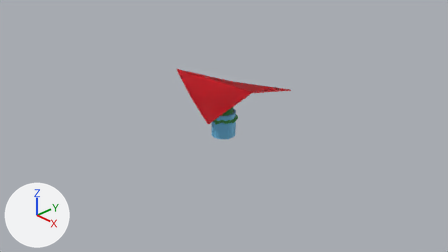
One commit to the Blender file export.blend: the scene before it, then after it.
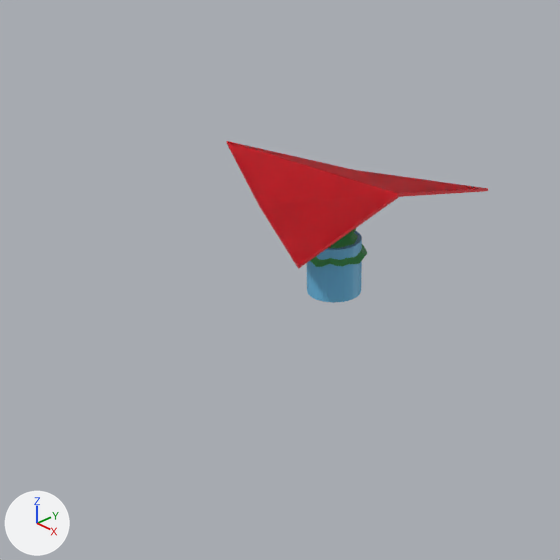
Each version appears first from the file's camera 'Camera', and next in a close-up on the part from 17% to 72% of the width and 3% to 100% of the height. Every picture has the same lights, and +X, +Y and +Z are marked at lower left.

In view in the first close-up: 'Player', 'Tree'.
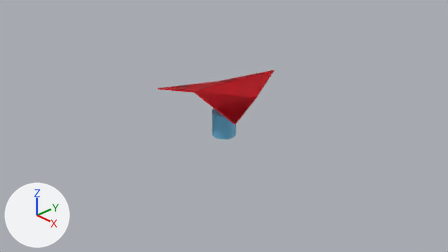
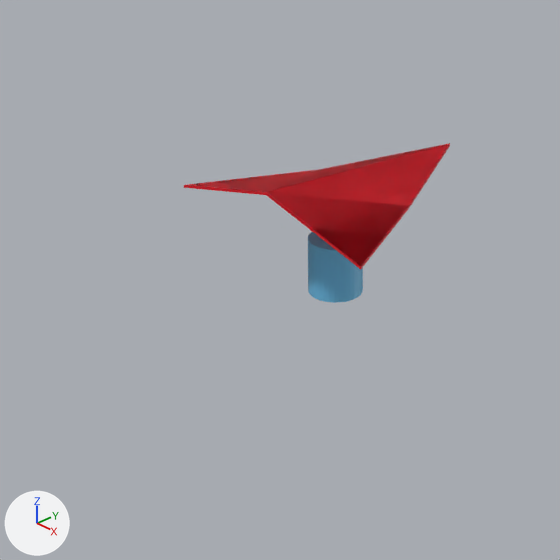
Where the change shows, as pixel boxes (x1, y1, x2, y2) in the close-ups (560 x 560 px; the box of a moved part takes in the faces that stretch with it):
```json
{"object": "Player", "change": "reshaped", "before": [227, 141, 488, 303], "after": [184, 143, 450, 303]}
{"object": "Tree", "change": "hidden", "before": [310, 228, 367, 267]}
{"part": 1, "of": "me_cylinder", "change": "moved or reshaped", "before": [227, 141, 488, 269], "after": [184, 143, 450, 269]}
{"part": 2, "of": "me_cylinder", "change": "moved or reshaped", "before": [307, 231, 362, 303], "after": [308, 232, 363, 303]}
```

Scene script edits in JSON lines:
```json
{"block": "mat_material_001", "where": "n1 = _N.new('ShaderNodeBsdfPrincipled'); n1.name = 'Principled BSDF'"}
{"op": "remove", "block": "mat_material_001", "code": "n1.inputs[0].default_value = (0.149, 0.508, 0.8, 1.0)  # 'Base Color', blue #6cbde7"}
{"op": "add", "block": "mat_material_001", "code": "n2 = _N.new('ShaderNodeAttribute'); n2.name = 'Attribute'"}
{"op": "add", "block": "mat_material_001", "code": "n2.attribute_name = 'Col'"}
{"op": "add", "block": "mat_material_001", "code": "_L.new(n2.outputs[0], n1.inputs[0])  # 'Color' to 'Base Color'"}
{"block": "me_cylinder", "where": "# used by ob_player; location = (0.0, 0.0, 0.0)"}
{"op": "remove", "block": "me_cylinder", "code": "me_cylinder.from_pydata(...)  # 82 vertices, 52 faces; spans x -1.3..0.7, y -1.0..1.0, z -0.23..0.82"}
{"op": "add", "block": "me_cylinder", "code": "me_cylinder.from_pydata(...)  # 82 vertices, 52 faces; spans x -0.99..1.01, y -0.69..1.31, z -0.23..0.82"}
{"block": "me_cylinder", "change": "me_cylinder part 1: the loose piece of 12 vertices spanning x -1.3..0.7, y -1.0..1.0, z 0.55..0.82 is turned -90 degrees about the z axis through the mesh origin, in mat_material_001"}
{"block": "me_cylinder", "change": "me_cylinder part 2"}
{"block": "me_cylinder", "change": "58 vertices are removed from x -0.22..0.22, y -0.22..0.22, z -0.23..0.23"}
{"block": "me_cylinder", "change": "34 faces are deleted"}
{"block": "me_cylinder", "change": "6 vertices move within x -0.21..-0.04, y -0.21..-0.04, z -0.23..0.23"}
{"block": "me_cylinder", "change": "29 vertices are added at x -0.21..0.22, y -0.21..0.22, z -0.23"}
{"block": "me_cylinder", "change": "29 new vertices lie (0.0, 0.0, 0.46) away from vertices in x -0.21..0.22, y -0.21..0.22, z -0.23"}
{"block": "me_cylinder", "change": "34 new faces join them"}
{"op": "remove", "block": "me_cylinder", "code": "me_cylinder.materials.append(mat_material_002)  # red #e7001d"}
{"op": "add", "block": "ob_tree", "code": "ob_tree.hide_set(True)"}
```
